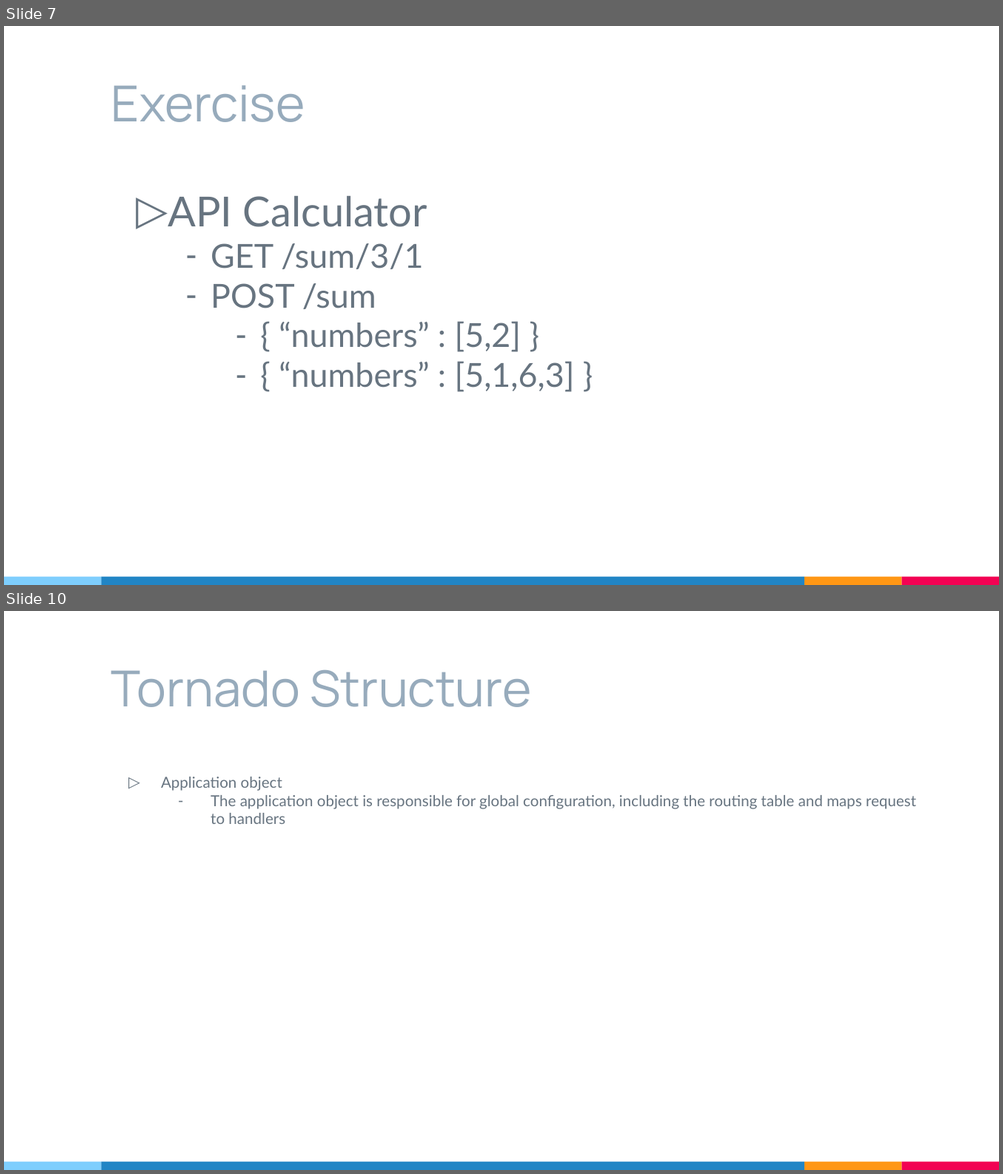
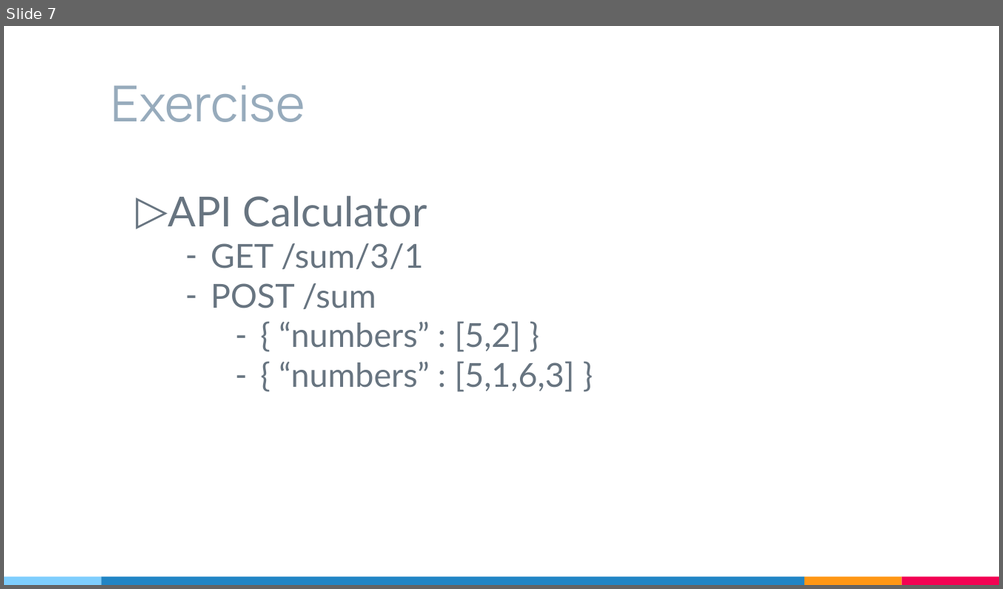
Before and after one commit to MasTerXP/tornado_tdc_example, a slide deck: Helloworld Tornado.pptx. Shown one above the other, each under a label of ours: slides 7 and 10 before the commit, slide 7 after it; the slides between them are not shown. The pictures are 1003x1174 and 1003x589 pixels, drawn with LibreOffice and Linux fonts; fonts in the diff are those of the drawing. Boxes give left, top, right and bottom in pixels: in the first picture for what was removed or moved away, otherwise in the second. Text is boxed around its words. In the diff, an @@ line names an element or a change of style, - is before the commit and + after.

```diff
--- a/Helloworld Tornado.pptx
+++ b/Helloworld Tornado.pptx
@@ slide 10 removed at bbox=[4, 611, 999, 1170], background #FFFFFF; not listed: 4 template elements that a slide beside it also shows @@
@@ title removed at bbox=[111, 670, 532, 707] @@
-Tornado Structure
@@ text removed at bbox=[161, 777, 916, 824] @@
-▷ Application object
-  – The application object is responsible for global configuration, including the routing table and maps request to handlers
```
Also in this commit, not shown: 3 slides added, 2 other slides removed, 9 other files.
